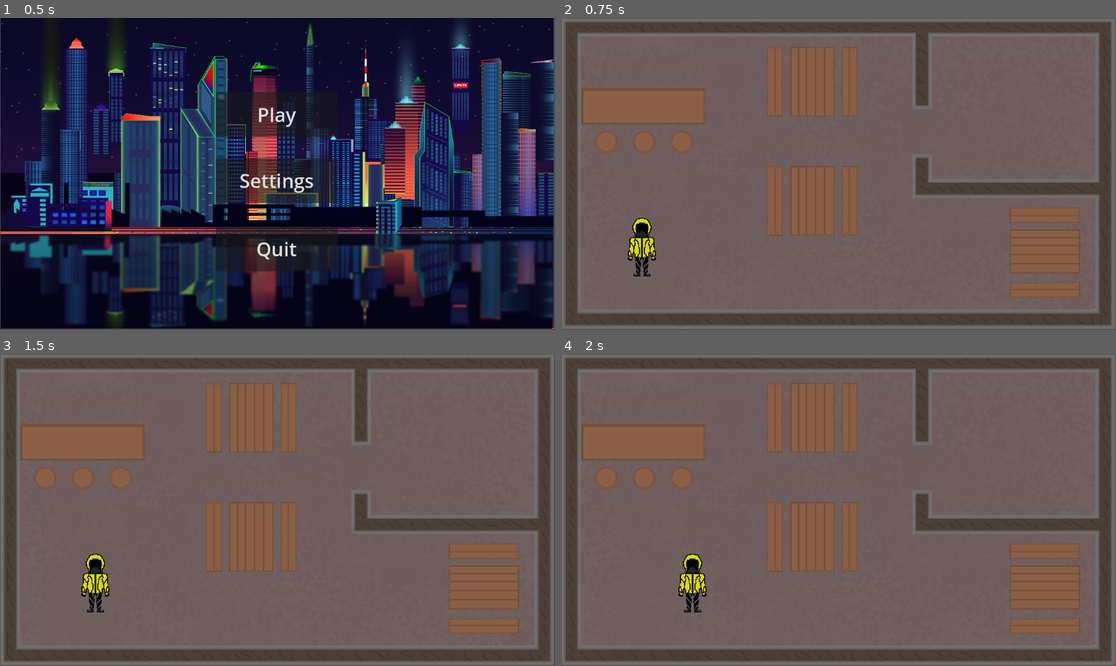
Above: before the commit, frames 1-4 (two rows, left to right).
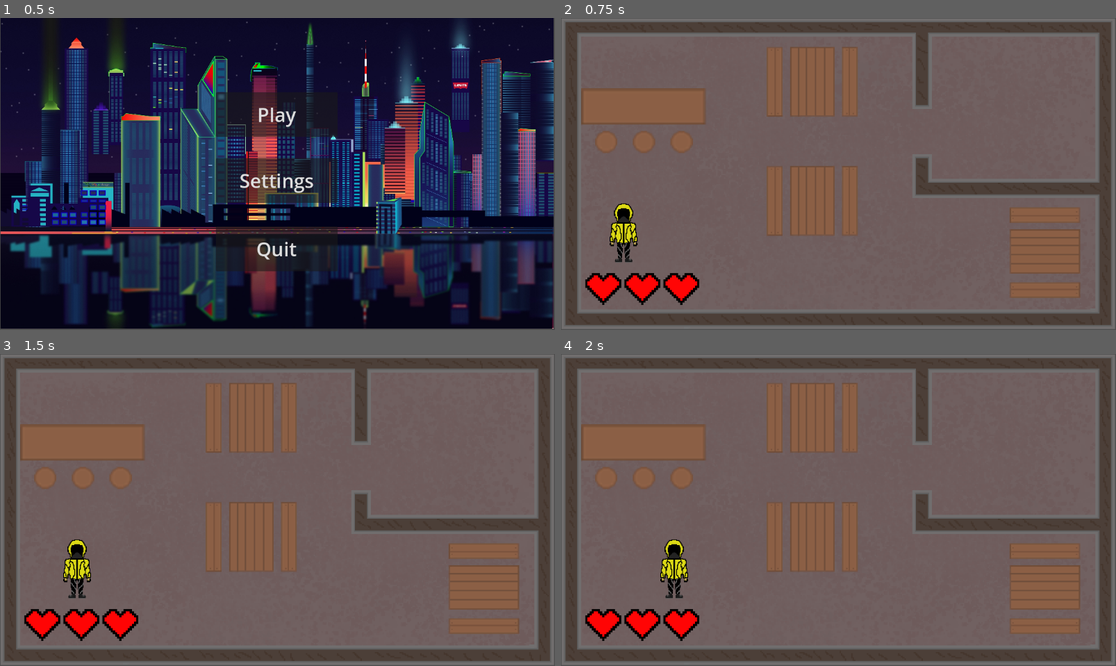
Above: after the commit, the same moments.

Repository: liketaurus/SE-practice-template
Game: Godot game, scene res://Scenes/menu.tscn
Two runs of this game, one before a commit and one after it. Both use one fixed random seed, a clock stepped at 60 frames per second and the inputs below. The project has no main scene, so this scene is started directly.
Inputs:
- Up to frame 1 (0.5 s): no input
- Up to frame 2 (0.75 s): click "Play" at 0.5 s
- Up to frame 3 (1.5 s): tap Enter at 1.25 s; hold D (move_right) from 1.28 s (still down)
- Up to frame 4 (2 s): keep holding D (move_right)

Frame 1 is identical in both runs. In frame 2, 2.5% of the frame differs, in the area x 4-25%, y 59-92%; in frame 3, 2.5%; in frame 4, 2.5%.

Commit message:
Update

Diff:
--- a/src/Cyberpunk2069/Scenes/main.tscn
+++ b/src/Cyberpunk2069/Scenes/main.tscn
@@ -1,7 +1,8 @@
-[gd_scene load_steps=3 format=3 uid="uid://cm68f2lyegqgo"]
+[gd_scene load_steps=4 format=3 uid="uid://cm68f2lyegqgo"]
 
 [ext_resource type="PackedScene" uid="uid://bpugttvk7s8va" path="res://Scenes/Environment.tscn" id="1_deff2"]
 [ext_resource type="PackedScene" uid="uid://btb3mslexwkb0" path="res://Scenes/player.tscn" id="2_cm5n4"]
+[ext_resource type="Texture2D" uid="uid://doj5q74cedgyt" path="res://Textures/HP.png" id="3_etrmn"]
 
 [node name="Main" type="Node2D"]
 
@@ -9,4 +10,19 @@
 position = Vector2(0, 1)
 
 [node name="Player" parent="." instance=ExtResource("2_cm5n4")]
-position = Vector2(-185, 118)
+position = Vector2(-223, 88)
+
+[node name="Hp" type="Sprite2D" parent="."]
+position = Vector2(90, 565)
+scale = Vector2(0.28, 0.28)
+texture = ExtResource("3_etrmn")
+
+[node name="Hp2" type="Sprite2D" parent="."]
+position = Vector2(171, 565)
+scale = Vector2(0.28, 0.28)
+texture = ExtResource("3_etrmn")
+
+[node name="Hp3" type="Sprite2D" parent="."]
+position = Vector2(252, 565)
+scale = Vector2(0.28, 0.28)
+texture = ExtResource("3_etrmn")
Binary file added: src/Cyberpunk2069/Textures/HP.png
Not shown, added: src/Cyberpunk2069/Textures/HP.png.import
Not shown, added: src/Cyberpunk2069/Textures/HP.psd
